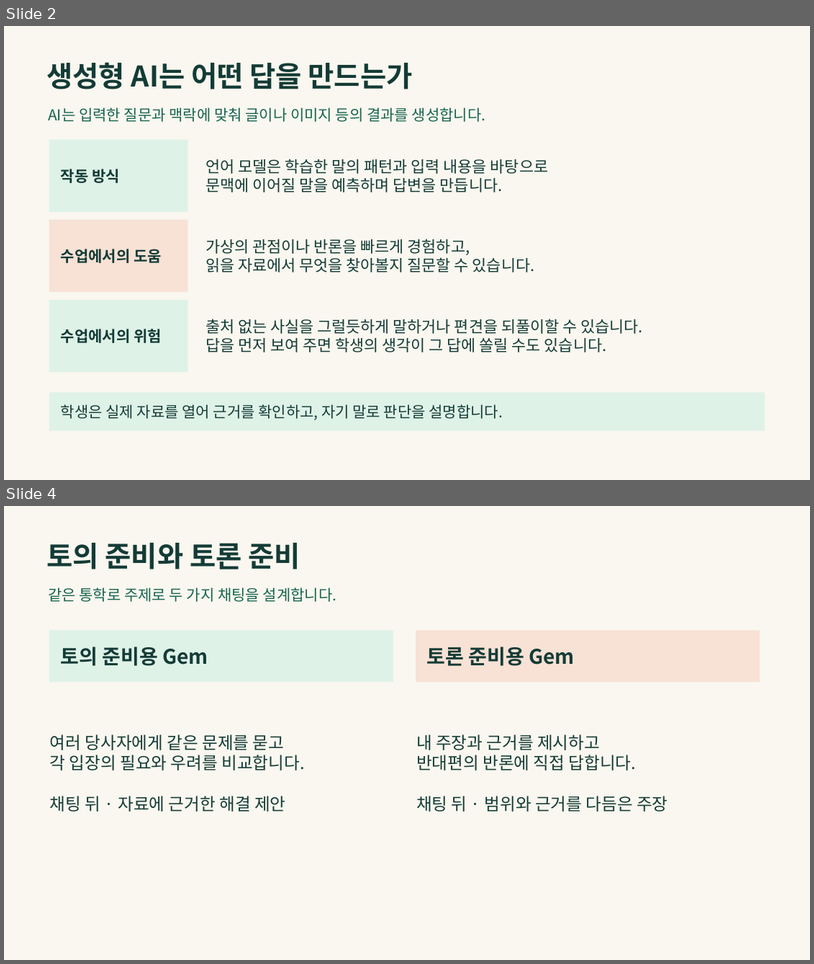
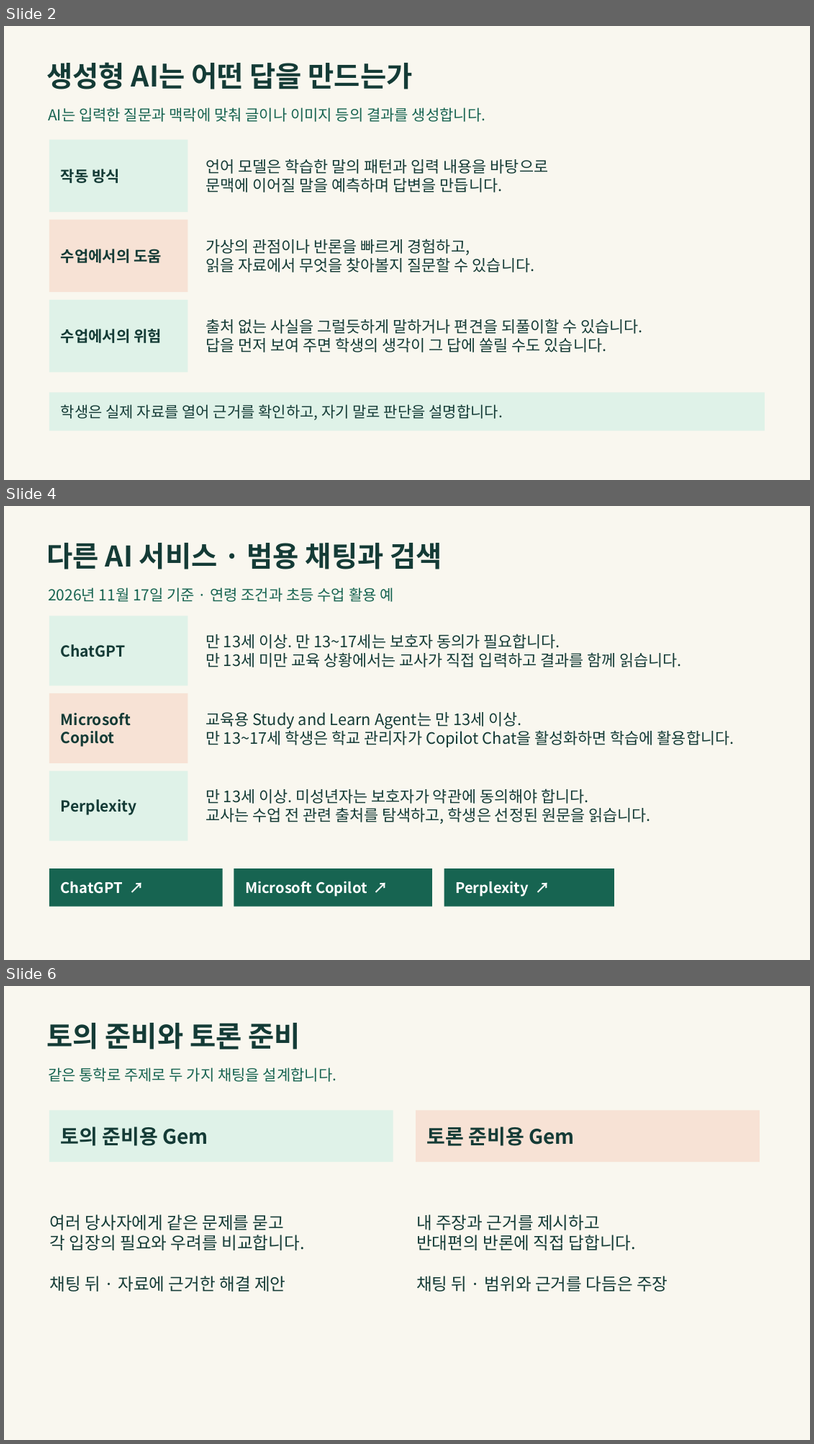
Before and after one commit to LUCKYBRIDGE/gemini-discussion, a slide deck: output/gemini-discussion.pptx. Shown one above the other, each under a label of ours: slides 2 and 4 before the commit, slides 2, 4 and 6 after it; the slides between them are not shown. The pictures are 814x964 and 814x1444 pixels, drawn with LibreOffice and Linux fonts; fonts in the diff are those of the drawing. Boxes give left, top, right and bottom in pixels: in the first picture for what was removed or moved away, otherwise in the second. Text is boxed around its words. In the diff, an @@ line names an element or a change of style, - is before the commit and + after.

```diff
--- a/output/gemini-discussion.pptx
+++ b/output/gemini-discussion.pptx
@@ slide 4 added at box(4, 506, 810, 960), background #F9F7EF @@
@@ text added at box(46, 543, 442, 569), 33.8 pt, text #143B36, bold @@
+다른 AI 서비스 · 범용 채팅과 검색
@@ text added at box(48, 587, 394, 602), 18 pt, text #176451 @@
+2026년 11월 17일 기준 · 연령 조건과 초등 수업 활용 예
@@ rectangle added at box(49, 615, 188, 686), fill #DFF2E8, 18 pt, text #143B36, bold @@
+ChatGPT
@@ text added at box(206, 633, 682, 667), 18.8 pt, text #143B36 @@
+만 13세 이상. 만 13~17세는 보호자 동의가 필요합니다.
+만 13세 미만 교육 상황에서는 교사가 직접 입력하고 결과를 함께 읽습니다.
@@ rectangle added at box(49, 693, 188, 763), fill #F7E2D5, 18 pt, text #143B36, bold @@
+Microsoft Copilot
@@ text added at box(206, 712, 735, 747), 18.8 pt, text #143B36 @@
+교육용 Study and Learn Agent는 만 13세 이상.
+만 13~17세 학생은 학교 관리자가 Copilot Chat을 활성화하면 학습에 활용합니다.
@@ rectangle added at box(49, 771, 188, 841), fill #DFF2E8, 18 pt, text #143B36, bold @@
+Perplexity
@@ text added at box(206, 788, 651, 824), 18.8 pt, text #143B36 @@
+만 13세 이상. 미성년자는 보호자가 약관에 동의해야 합니다.
+교사는 수업 전 관련 출처를 탐색하고, 학생은 선정된 원문을 읽습니다.
@@ rectangle added at box(49, 868, 222, 906), fill #176451, 17.2 pt, text #FFFFFF, bold @@
+ChatGPT ↗
@@ rectangle added at box(234, 868, 432, 906), fill #176451, 17.2 pt, text #FFFFFF, bold @@
+Microsoft Copilot ↗
@@ rectangle added at box(445, 868, 615, 906), fill #176451, 17.2 pt, text #FFFFFF, bold @@
+Perplexity ↗
@@ what was slide 4 is now slide 6 @@
```
Also in this commit, not shown: 2 other slides added, 1 slide removed, 1 other file.
